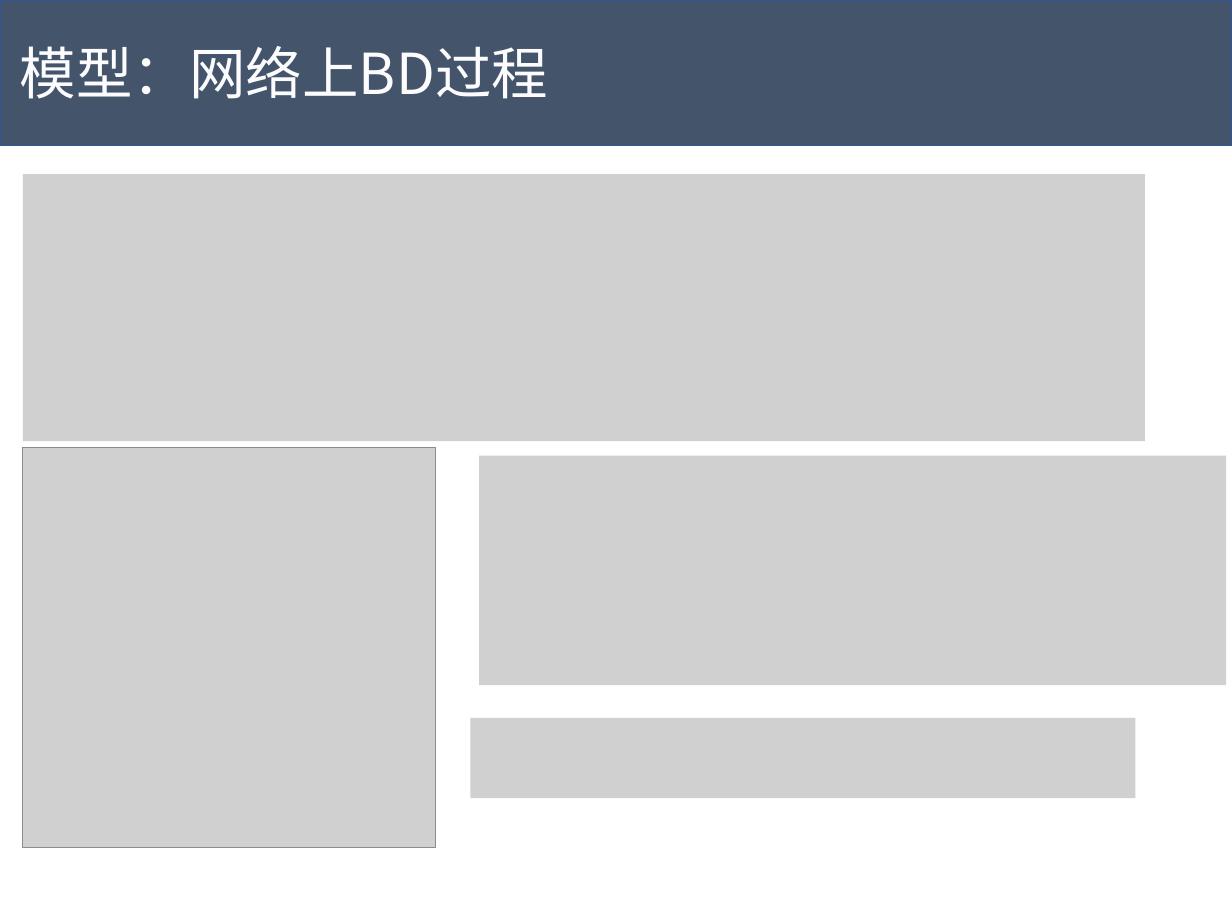
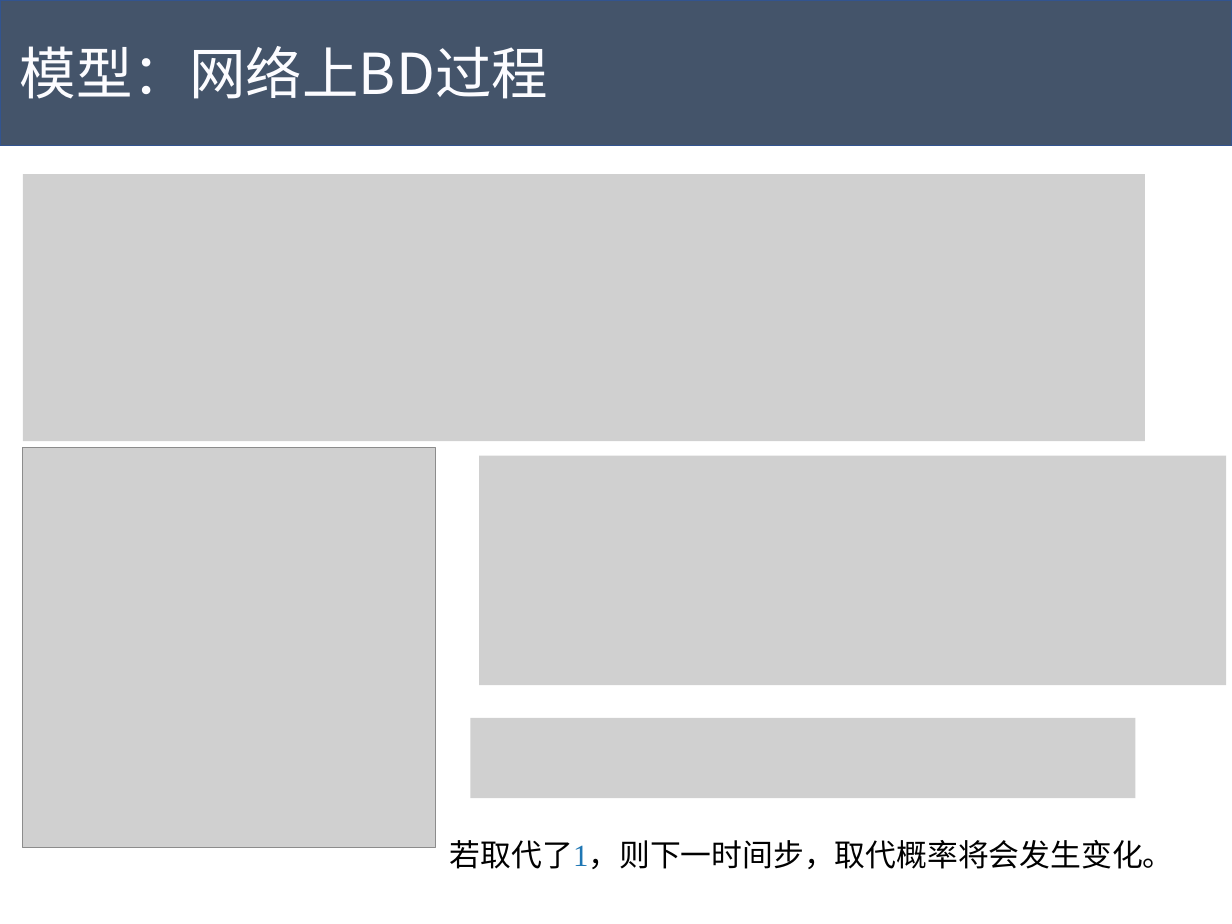
Before and after one commit to Tigerrr07/GNN-tiger, a slide deck: slide 10 of dynamics/pre.pptx. Drawn at 1232x924 pixels with LibreOffice and Linux fonts; fonts in the diff are those of the drawing; grey boxes stand for pictures. Boxes give left, top, right and bottom in pixels: in the first picture for what was removed or moved away, otherwise in the second. Text is boxed around its words. In the diff, an @@ line names an element or a change of style, - is before the commit and + after.

```diff
--- a/dynamics/pre.pptx
+++ b/dynamics/pre.pptx
@@ text added at (450,840,1174,869), 24 pt, text #000000 @@
+若取代了1，则下一时间步，取代概率将会发生变化。
```
Also in this commit, not shown: 1 other slide changed, 2 other files.
